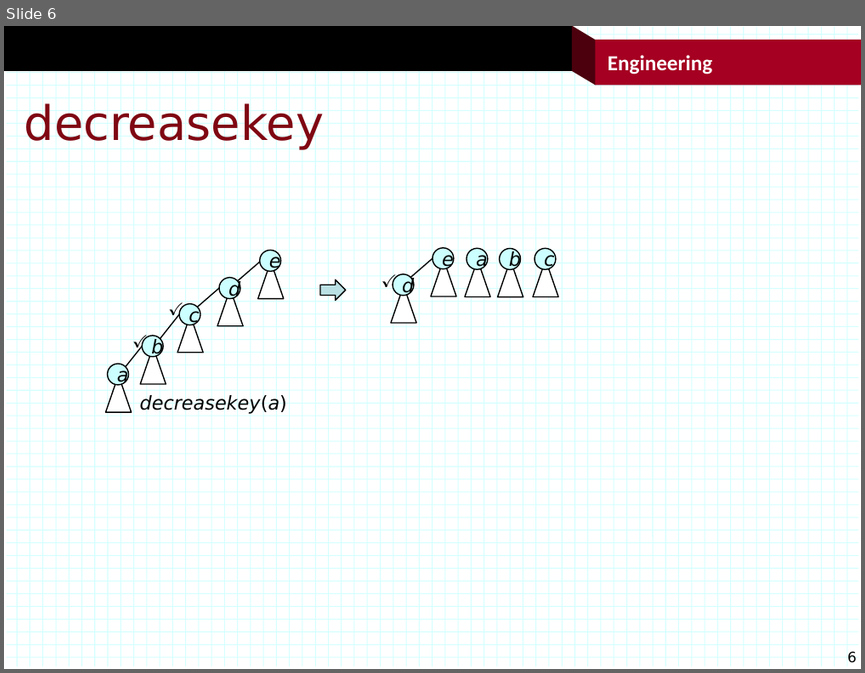
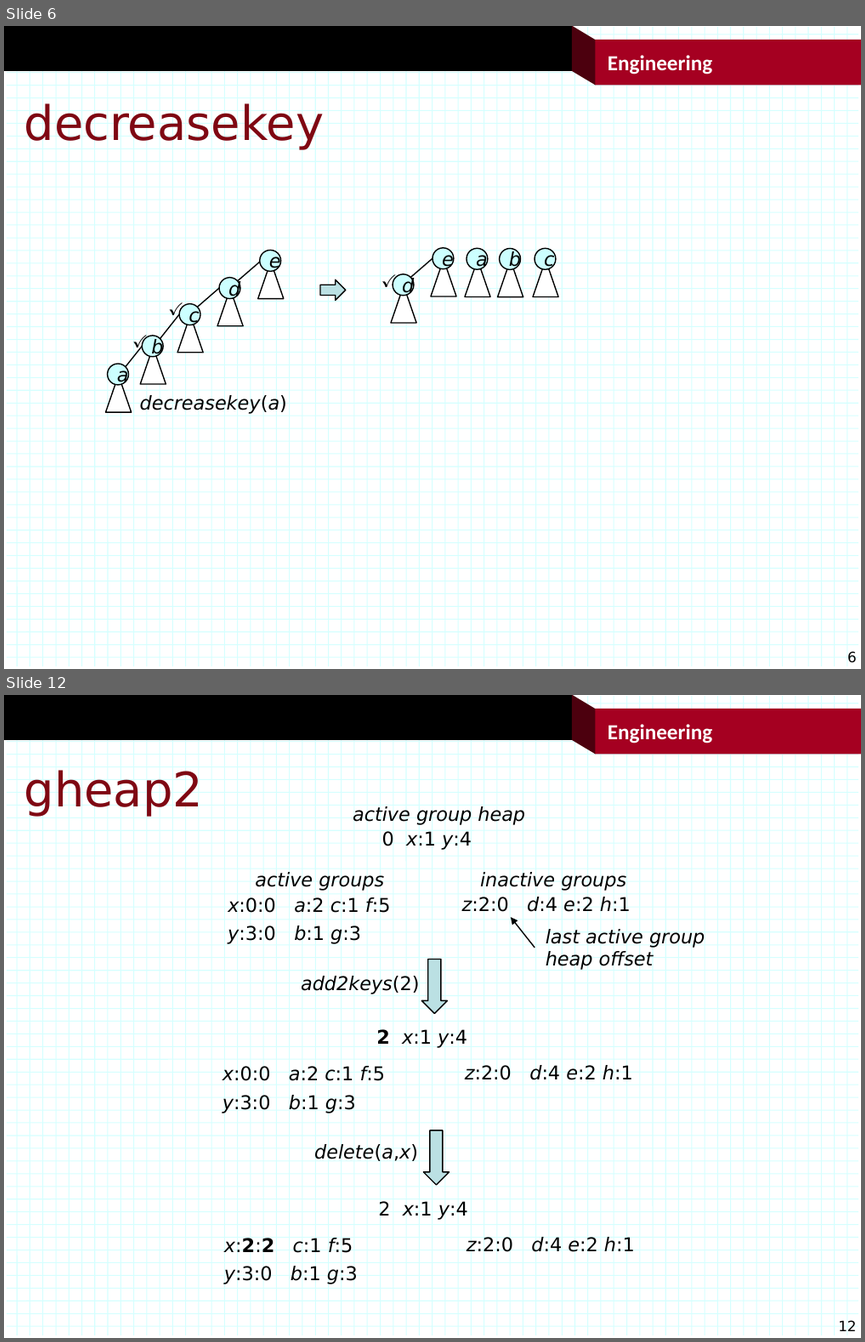
Before and after one commit to jonturner53/gads, a slide deck: dataStructures/heaps.pptx. Shown one above the other, each under a label of ours: slide 6 before the commit, slides 6 and 12 after it; the slides between them are not shown. The pictures are 865x673 and 865x1342 pixels, drawn with LibreOffice and Linux fonts; fonts in the diff are those of the drawing; background and template pictures are left out. Boxes give left, top, right and bottom in pixels: in the first picture for what was removed or moved away, otherwise in the second. Text is boxed around its words. In the diff, an @@ line names an element or a change of style, - is before the commit and + after.

```diff
--- a/dataStructures/heaps.pptx
+++ b/dataStructures/heaps.pptx
@@ slide 12 added at <box>4,695,861,1338</box>, background #FFFFFF; not listed: 122 template elements that a slide beside it also shows @@
@@ title added at <box>24,767,204,816</box>, 40 pt, text #7F0813 @@
+gheap2
@@ group added at <box>222,805,704,1285</box>: 18 texts, 2 down arrows, 1 arrow @@
+active groups
+x:0:0 a:2 c:1 f:5
+y:3:0 b:1 g:3
+z:2:0 d:4 e:2 h:1
+inactive groups
+last active group
+heap offset
+active group heap
+0 x:1 y:4
+add2keys(2)
+x:0:0 a:2 c:1 f:5
+y:3:0 b:1 g:3
+z:2:0 d:4 e:2 h:1
+2 x:1 y:4
+delete(a,x)
+x:2:2 c:1 f:5
+y:3:0 b:1 g:3
+z:2:0 d:4 e:2 h:1
+2 x:1 y:4
```
Also in this commit, not shown: 5 other slides added, 13 other files.
